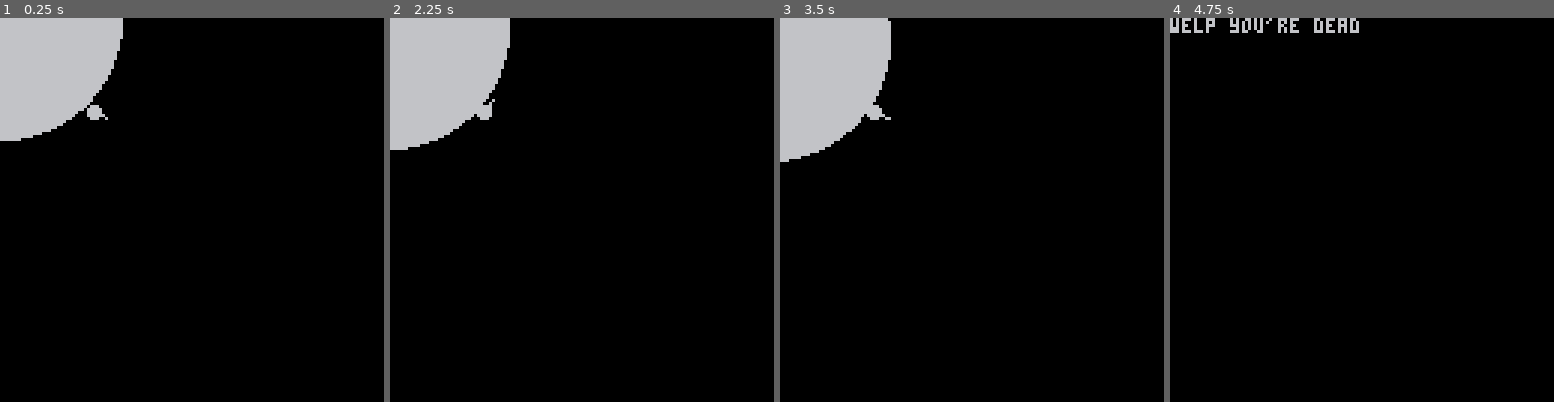
Above: before the commit, frames 1-4 (left to right).
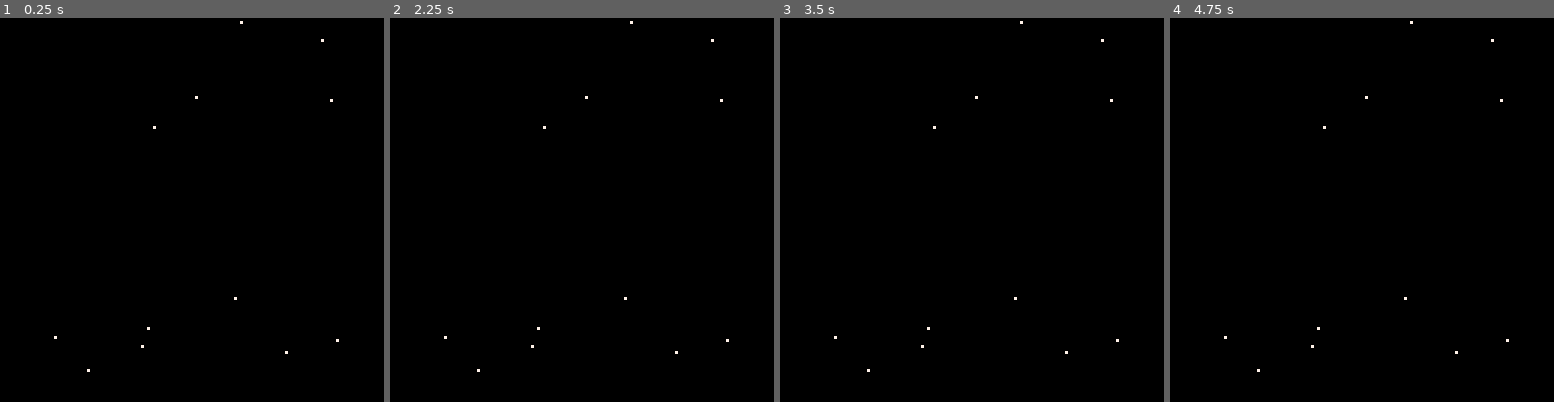
Above: after the commit, the same moments.

Repository: nucleartide/ludum-dare-39
Game: PICO-8 cartridge game.p8
The game is run twice, just before and just after one commit, with the same random seed, the same clock (stepped at 60 frames per second) and the same inputs.
Inputs:
- Up to frame 1 (0.25 s): no input
- Up to frame 2 (2.25 s): hold Right 1.6-2.1 s; hold Up from 2.15 s (still down)
- Up to frame 3 (3.5 s): release Up at 2.42 s; hold Right 2.47-3.03 s; hold Left from 3.08 s (still down)
- Up to frame 4 (4.75 s): release Left at 3.58 s; hold Down 3.63-3.97 s; hold Right 4.02-4.68 s; hold Up from 4.73 s (still down)

The runs differ from the first frame. In frame 1, 8.3% of the frame differs, in the area x 0-89%, y 0-93%; in frame 2, 8.8%; in frame 3, 8.9%; in frame 4, 0.9%.

Commit message:
add starfield

Diff:
--- a/game.p8
+++ b/game.p8
@@ -1,34 +1,13 @@
 pico-8 cartridge // http://www.pico-8.com
 version 8
 __lua__
-player = {
-  sprite = 1,
-
-  x = 31,
-  y = 31,
-  angle = 0.15,
-
-  rect1 = {
-    x = 0,
-    y = -1,
-  },
-
-  rect2 = {
-    x = 0,
-    y = 5,
-  },
-}
-
-cam = {
-  x = 0,
-  y = 0,
-}
-
-planet = {
-  x = 0,
-  y = 0,
-  r = 40,
-}
+starfield = {}
+for i=1,1000 do
+  add(starfield, {
+    x = rnd(1000) - 500,
+    y = rnd(1000) - 500,
+  })
+end
 
 function _init()
   _update = update_game
@@ -36,122 +15,180 @@
 end
 
 function update_game()
-  -- rotate
-  if btn(0) then -- left
-    player.angle += 0.05
-  end
-  if btn(1) then -- right
-    player.angle -= 0.05
-  end
-
-  -- move player and camera
-  if btn(2) then -- up
-    local c = cos(-(player.angle - 0.25)) -- this should be zero
-    local s = sin(player.angle - 0.25) -- this should be positive
-
-    player.x += c
-    player.y += s
-
-    cam.x += c
-    cam.y += s
-  end
-  if btn(3) then -- down
-    local c = cos(player.angle + 0.25) -- should be zero
-    local s = sin(player.angle + 0.25) -- should be negative
-
-    player.x += c
-    player.y += s
-
-    cam.x += c
-    cam.y += s
-  end
-
-  -- set camera
-  camera(cam.x, cam.y)
-
-  -- check if inside a planet...
-  if in_circle(planet.x, planet.y, planet.r, player.x, player.y) then
-    _update = update_gameover
-    _draw = draw_gameover
+end
+
+function draw_game()
+  cls()
+
+  -- draw stars
+  for s in all(starfield) do
+    pset(s.x, s.y, 7)
   end
 end
 
--- does a point (px, py) contained by a circle whose center is at (x, y) with
--- radius r
-function in_circle(x, y, r, px, py)
-  local dx = px - x
-  local dy = py - y
-  return sqrt(dx*dx + dy*dy) < r
-end
-
-function draw_game()
-  cls()
-  --print(player.angle, 5, 80)
-  --px, py = rotate(
-   -- player.x, player.y, 64, 64, player.angle
-  --)
-  px, py = player.x, player.y
-
-
-  x1, y1 = rotate(
-    player.x + player.rect1.x,
-    player.y + player.rect1.y,
-    player.x,
-    player.y,
-    player.angle
-  )
-
-  x2, y2 = rotate(
-    player.x + player.rect2.x,
-    player.y + player.rect2.y,
-    player.x,
-    player.y,
-    player.angle
-  )
-
-  --rectfill(x1, y1, x2, y2)
-  line(x1, y1, x2, y2)
-
-  -- player ball thing
-  circfill(px, py, 2)
-
-  -- planet
-  circfill(planet.x, planet.y, planet.r)
-
---  --spr(player.sprite, player.x, player.y)
---  print(player.angle, 5, 5, 3)
-end
-
--- take a 2D position (x, y), and rotate it by angle
--- (cx, cy) represents the pivot point
--- https://www.lexaloffle.com/bbs/?tid=29275
-function rotate(x, y, cx, cy, angle)
-  local sina = sin(angle)
-  local cosa = cos(angle)
-
-  -- local position
-  x -= cx
-  y -= cy
-
-  -- rotation matrix
-  local rotx = cosa*x - sina*y
-  local roty = sina*x + cosa*y
-
-  -- back to global position
-  rotx += cx
-  roty += cy
-
-  return rotx, roty
-end
-
-function update_gameover()
-  camera(0, 0)
-end
-
-function draw_gameover()
-  cls()
-  print("welp you're dead")
-end
+--player = {
+--  sprite = 1,
+--
+--  x = 31,
+--  y = 31,
+--  angle = 0.15,
+--
+--  rect1 = {
+--    x = 0,
+--    y = -1,
+--  },
+--
+--  rect2 = {
+--    x = 0,
+--    y = 5,
+--  },
+--}
+--
+--cam = {
+--  x = 0,
+--  y = 0,
+--}
+--
+---- this is the sun
+--planet = {
+--  x = 0,
+--  y = 0,
+--  r = 40,
+--}
+--
+--planet2 = {
+--  x = 400,
+--  y = 400,
+--  r = 30,
+--}
+--
+--starfield = {
+--}
+--
+--function _init()
+--  _update = update_game
+--  _draw = draw_game
+--end
+--
+--function update_game()
+--  -- rotate
+--  if btn(0) then -- left
+--    player.angle += 0.05
+--  end
+--  if btn(1) then -- right
+--    player.angle -= 0.05
+--  end
+--
+--  -- move player and camera
+--  if btn(2) then -- up
+--    local c = cos(-(player.angle - 0.25)) -- this should be zero
+--    local s = sin(player.angle - 0.25) -- this should be positive
+--
+--    player.x += c
+--    player.y += s
+--
+--    cam.x += c
+--    cam.y += s
+--  end
+--  if btn(3) then -- down
+--    local c = cos(player.angle + 0.25) -- should be zero
+--    local s = sin(player.angle + 0.25) -- should be negative
+--
+--    player.x += c
+--    player.y += s
+--
+--    cam.x += c
+--    cam.y += s
+--  end
+--
+--  -- set camera
+--  camera(cam.x, cam.y)
+--
+--  -- check if inside a planet...
+--  if in_circle(planet.x, planet.y, planet.r, player.x, player.y) then
+--    _update = update_gameover
+--    _draw = draw_gameover
+--  end
+--end
+--
+---- does a point (px, py) contained by a circle whose center is at (x, y) with
+---- radius r
+--function in_circle(x, y, r, px, py)
+--  local dx = px - x
+--  local dy = py - y
+--  return sqrt(dx*dx + dy*dy) < r
+--end
+--
+--function draw_game()
+--  cls()
+--  --print(player.angle, 5, 80)
+--  --px, py = rotate(
+--   -- player.x, player.y, 64, 64, player.angle
+--  --)
+--  px, py = player.x, player.y
+--
+--
+--  x1, y1 = rotate(
+--    player.x + player.rect1.x,
+--    player.y + player.rect1.y,
+--    player.x,
+--    player.y,
+--    player.angle
+--  )
+--
+--  x2, y2 = rotate(
+--    player.x + player.rect2.x,
+--    player.y + player.rect2.y,
+--    player.x,
+--    player.y,
+--    player.angle
+--  )
+--
+--  --rectfill(x1, y1, x2, y2)
+--  line(x1, y1, x2, y2)
+--
+--  -- player ball thing
+--  circfill(px, py, 2)
+--
+--  -- planet
+--  circfill(planet.x, planet.y, planet.r)
+--  circfill(planet2.x, planet2.y, planet2.r)
+--
+----  --spr(player.sprite, player.x, player.y)
+----  print(player.angle, 5, 5, 3)
+--end
+--
+---- take a 2D position (x, y), and rotate it by angle
+---- (cx, cy) represents the pivot point
+---- https://www.lexaloffle.com/bbs/?tid=29275
+--function rotate(x, y, cx, cy, angle)
+--  local sina = sin(angle)
+--  local cosa = cos(angle)
+--
+--  -- local position
+--  x -= cx
+--  y -= cy
+--
+--  -- rotation matrix
+--  local rotx = cosa*x - sina*y
+--  local roty = sina*x + cosa*y
+--
+--  -- back to global position
+--  rotx += cx
+--  roty += cy
+--
+--  return rotx, roty
+--end
+--
+--function update_gameover()
+--  --camera(0, 0)
+--end
+--
+--function draw_gameover()
+--  cls()
+--print(planet.x, planet.y, planet.r, player.x, player.y)
+--  print("welp you're dead")
+--end
 __gfx__
 00000000000880000000000000000000000000000000000000000000000000000000000000000000000000000000000000000000000000000000000000000000
 00000000008888000000000000000000000000000000000000000000000000000000000000000000000000000000000000000000000000000000000000000000
